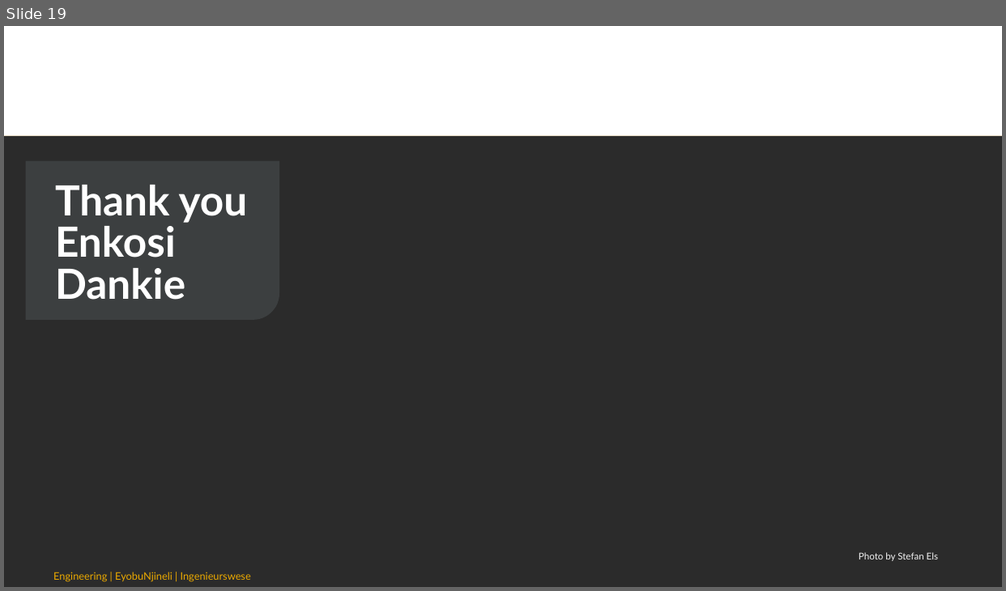
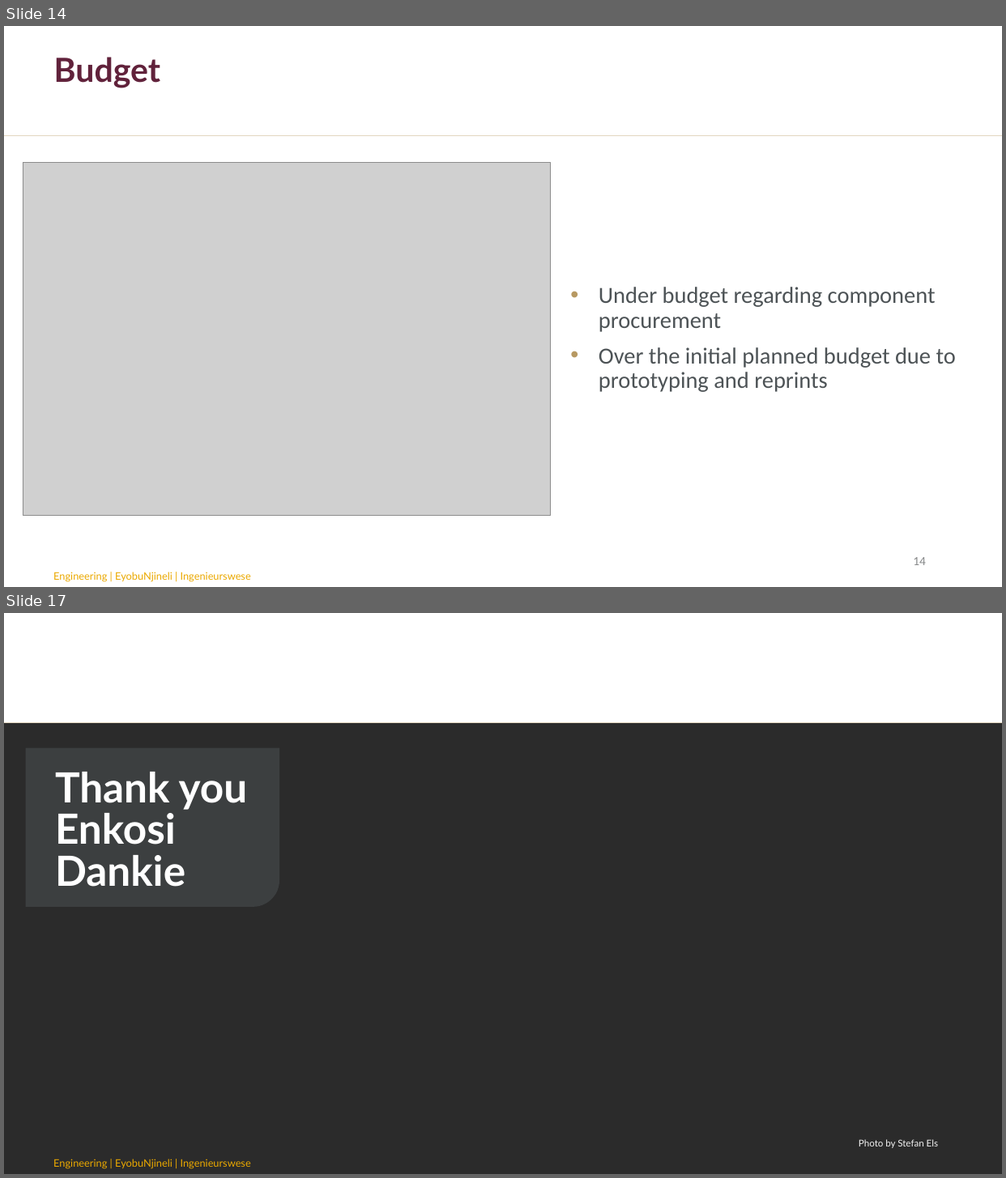
Before and after one commit to chanelleblan/SumobotSkripsie, a slide deck: Presentations/Final_present.pptx. Shown one above the other, each under a label of ours: slide 19 before the commit, slides 14 and 17 after it; the slides between them are not shown. The pictures are 1006x591 and 1006x1178 pixels, drawn with LibreOffice and Linux fonts; fonts in the diff are those of the drawing; grey boxes stand for pictures; background and template pictures are left out; a plain dark background stands for a picture behind light text. Boxes give left, top, right and bottom in pixels: in the first picture for what was removed or moved away, otherwise in the second. Text is boxed around its words. In the diff, an @@ line names an element or a change of style, - is before the commit and + after.

```diff
--- a/Presentations/Final_present.pptx
+++ b/Presentations/Final_present.pptx
@@ slide 14 added at <box>4,26,1002,587</box>, background #FFFFFF; not listed: 2 template elements that a slide beside it also shows @@
@@ rectangle added at <box>4,26,1002,135</box>, fill #FFFFFF @@
@@ title added at <box>54,57,161,88</box>, 32 pt, text #61223B, bold @@
+Budget
@@ picture added at <box>23,162,552,515</box> @@
@@ text added at <box>599,287,956,392</box>, 22.2 pt, text #4D5356 @@
+• Under budget regarding component procurement
+• Over the initial planned budget due to prototyping and reprints
@@ page number added at <box>913,557,926,565</box>, 12 pt, text #878A8B @@
+14
@@ what was slide 19 is now slide 17 @@
```
Also in this commit, not shown: 15 slides changed, 7 other slides added, 6 slides removed.
